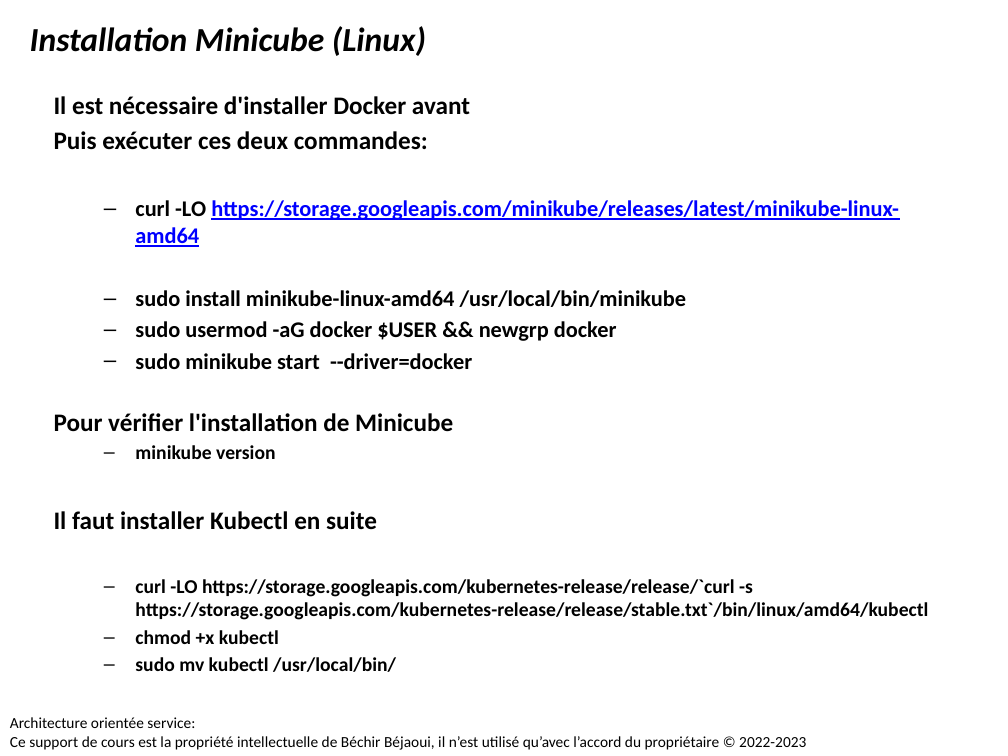
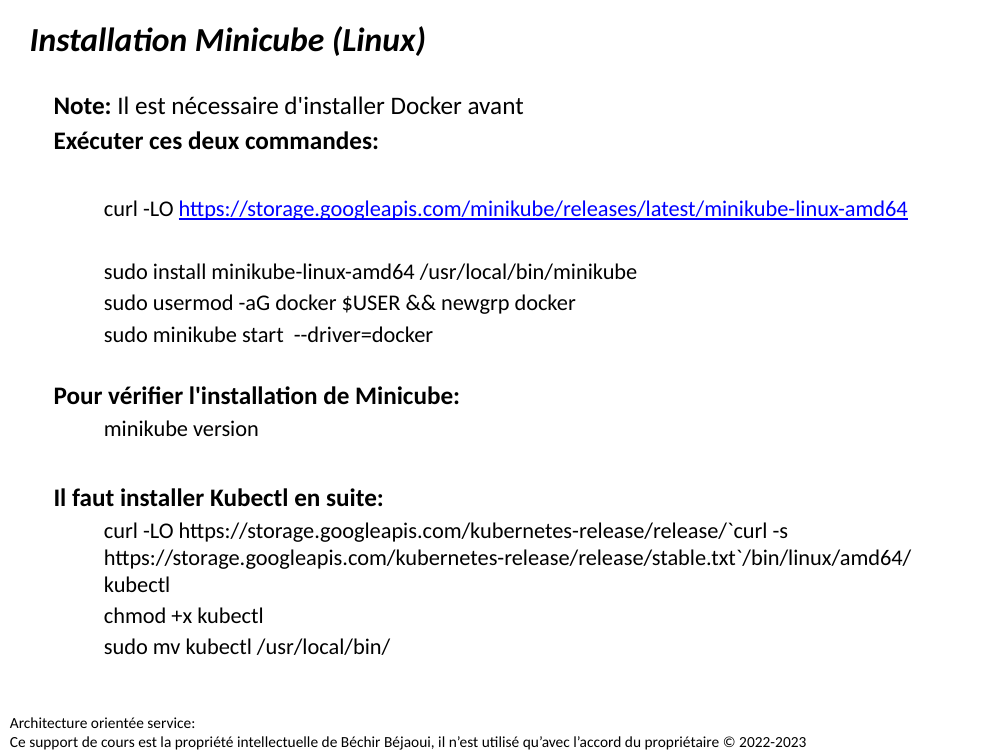
Before and after one commit to bejaouibechir/Devops2024, a slide deck: slide 10 of 5.Kubernetes/1.Les techniques de déploiements avec Kubernetes.pptx. Drawn at 1008x756 pixels with LibreOffice and Linux fonts; fonts in the diff are those of the drawing. Boxes give left, top, right and bottom in pixels: in the first picture for what was removed or moved away, otherwise in the second. Text is boxed around its words. In the diff, an @@ line names an element or a change of style, - is before the commit and + after.

```diff
--- a/5.Kubernetes/1.Les techniques de déploiements avec Kubernetes.pptx
+++ b/5.Kubernetes/1.Les techniques de déploiements avec Kubernetes.pptx
@@ text at [54,96,524,150]: text changed; bold off @@
-Il est nécessaire d'installer Docker avant
-Puis exécuter ces deux commandes:
+Note: Il est nécessaire d'installer Docker avant
+Exécuter ces deux commandes:
@@ text at [104,200,911,655]: bold off in "curl -LO https://storage.googleapis.com/minikube/releases/la ...", "sudo install minikube-linux-amd64 /usr/local/bin/minikube", "sudo usermod -aG docker $USER && newgrp ...", "sudo minikube start --driver=docker" and 4 more places; size 14 to 16 pt in "minikube version", "curl -LO https://storage.googleapis.com/kubernetes-release/r ...", "chmod +x kubectl", "sudo mv kubectl /usr/local/bin/"; bullet – to none @@
@@ text at [54,386,460,405]: text changed @@
-Pour vérifier l'installation de Minicube
+Pour vérifier l'installation de Minicube:
@@ text at [54,488,384,507]: text changed @@
-Il faut installer Kubectl en suite
+Il faut installer Kubectl en suite:
```
Also in this commit, not shown: 9 other slides changed, 1 other file.
